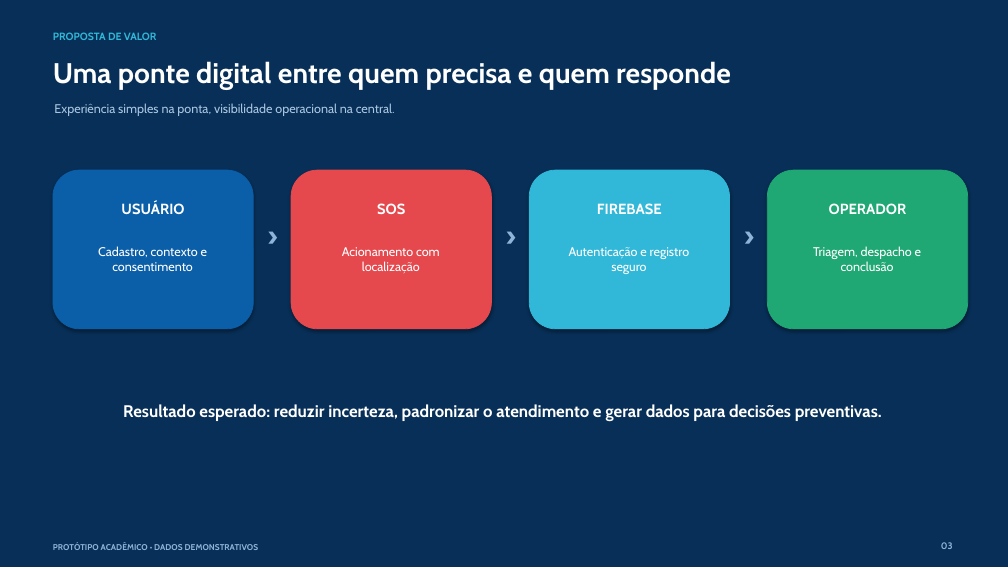
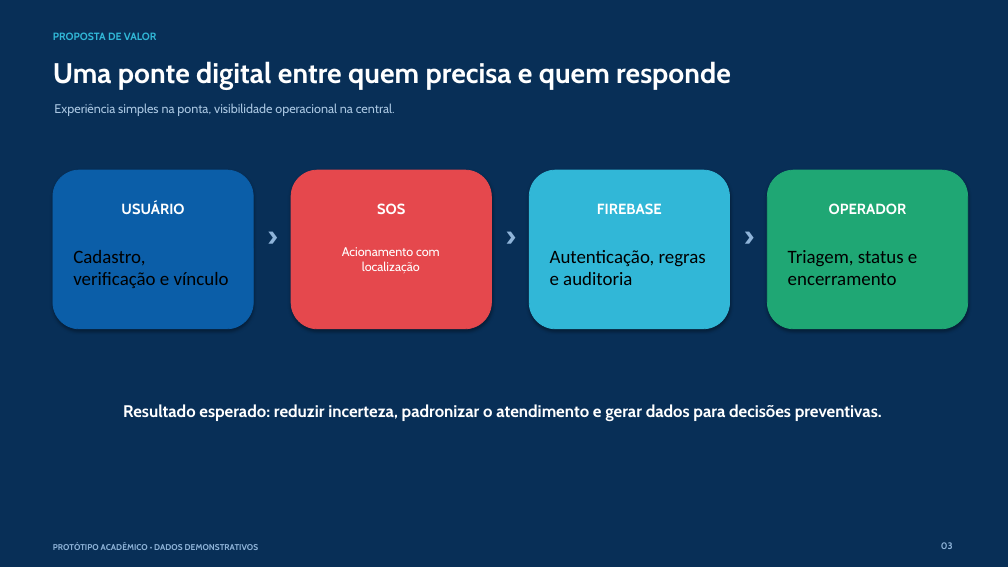
Before and after one commit to Priscillacahino/UniGuard, a slide deck: slide 3 of UniGuard_Apresentacao_Profissional_Atualizada.pptx. Drawn at 1008x567 pixels with LibreOffice and Linux fonts; fonts in the diff are those of the drawing. Boxes give left, top, right and bottom in pixels: in the first picture for what was removed or moved away, otherwise in the second. Text is boxed around its words. In the diff, an @@ line names an element or a change of style, - is before the commit and + after.

```diff
--- a/UniGuard_Apresentacao_Profissional_Atualizada.pptx
+++ b/UniGuard_Apresentacao_Profissional_Atualizada.pptx
@@ text at box(73, 250, 229, 288): text changed; size 12 to 18 pt; font Cabin to Calibri; text colour #FFFFFF to #000000 @@
-Cadastro, contexto e consentimento
+Cadastro, verificação e vínculo
@@ text at box(550, 250, 706, 285): text changed; size 12 to 18 pt; font Cabin to Calibri; text colour #FFFFFF to #000000 @@
-Autenticação e registro seguro
+Autenticação, regras e auditoria
@@ text at box(788, 250, 917, 285): text changed; size 12 to 18 pt; font Cabin to Calibri; text colour #FFFFFF to #000000 @@
-Triagem, despacho e conclusão
+Triagem, status e encerramento
```
Also in this commit, not shown: 5 other slides changed, 3 slides added, 1 other file.
